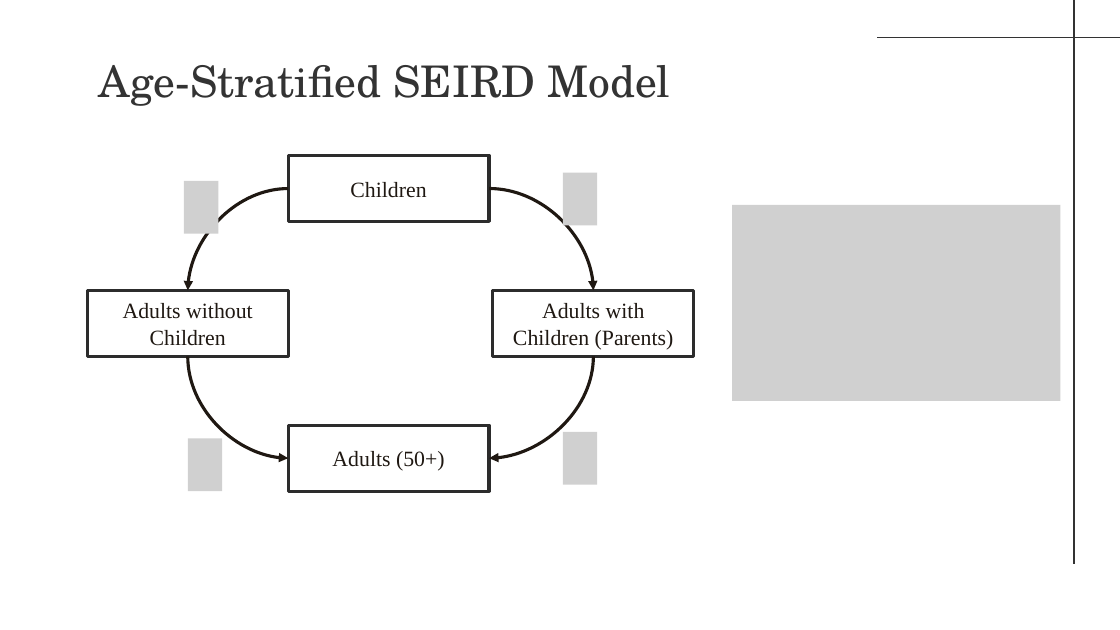
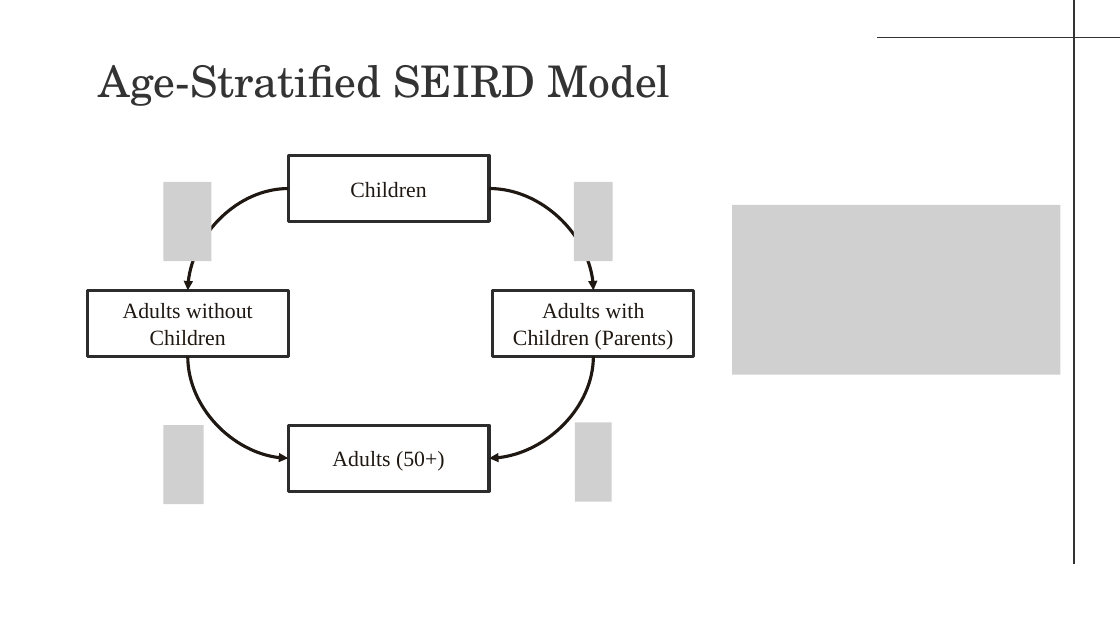
Before and after one commit to alyssaanastasi/shield, a slide deck: slide 11 of presentations/URES2025.pptx. Drawn at 1120x630 pixels with LibreOffice and Linux fonts; fonts in the diff are those of the drawing; grey boxes stand for pictures. Boxes give left, top, right and bottom in pixels: in the first picture for what was removed or moved away, otherwise in the second. Text is boxed around its words. In the diff, an @@ line names an element or a change of style, - is before the commit and + after.

```diff
--- a/presentations/URES2025.pptx
+++ b/presentations/URES2025.pptx
@@ picture removed at bbox=[563, 172, 598, 225] @@
@@ picture: place and size @@
-picture at bbox=[184, 181, 218, 234]
+picture at bbox=[164, 181, 212, 261]
@@ picture added at bbox=[575, 181, 614, 261] @@
@@ picture: place and size @@
-picture at bbox=[732, 205, 1061, 401]
+picture at bbox=[732, 205, 1061, 374]
@@ picture added at bbox=[164, 426, 204, 505] @@
@@ picture removed at bbox=[188, 438, 223, 491] @@
@@ picture removed at bbox=[563, 432, 598, 485] @@
@@ picture added at bbox=[575, 422, 612, 502] @@
```
Also in this commit, not shown: 2 slides added, 2 slides removed, 2 other files.
